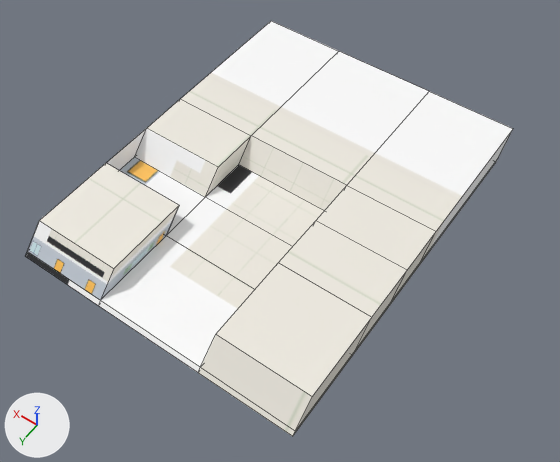
Before and after pictures for a commit that changed the FBX model Assets/Element/SceneObj/N_2F.fbx.
One viewpoint serves both versions: a 50 mm camera at (-54.2, 61.7, 105.8) aimed at (-5.0, -7.2, -2.5). Lighting does not change. The marker at lower left points along +X, +Y and +Z. The older version comes first. Mesh edges are drawn as thin lines. Where no turn or scale is listed for an object, it has been applied to the vertices.

Script lines for the objects in view, before the commit:
```python
me_cube_034 = bpy.data.meshes.new('Cube.034')
me_cube_034.from_pydata(...)  # 7 vertices, 3 faces; spans x 9.4..26.4, y 2.3..22.7, z -0.3..3.8
me_cube_034.materials.append(mat_material_005)  # picture img_uv_2f_png
# before: 0 (9.4, 6.5, -0.3) at pixel (166, 235), 1 (9.4, 2.3, 3.8) at pixel (179, 205), 2 (9.4, 18.5, 3.8) at pixel (113, 268), 3 (26.4, 6.5, -0.3), 4 (26.4, 2.3, 3.8) at pixel (106, 162)
# before: 5 (26.4, 22.7, -0.3) at pixel (27, 251), 6 (26.4, 18.5, 3.8) at pixel (39, 220)
me_cube_035 = bpy.data.meshes.new('Cube.035')
me_cube_035.from_pydata(...)  # 57 vertices, 55 faces; spans x -29.1..26.4, y -47.9..23.4, z -1.0..3.8
me_cube_035.materials.append(mat_material_003)  # picture img_uv_2f_png
me_plane_010 = bpy.data.meshes.new('Plane.010')
me_plane_010.from_pydata(...)  # 6 vertices, 2 faces; spans x 9.4..26.4, y 2.3..22.7, z -0.3..3.8
me_plane_010.materials.append(mat_material_004)  # picture img_uv_2f_png
# before: 0 (9.4, 18.5, 3.8) at pixel (113, 268), 1 (26.4, 18.5, 3.8) at pixel (39, 220), 2 (9.4, 22.7, -0.3) at pixel (100, 300), 3 (26.4, 22.7, -0.3) at pixel (27, 251), 4 (9.4, 2.3, 3.8) at pixel (179, 205)
# before: 5 (9.4, 6.5, -0.3) at pixel (166, 235)
ob_cube_024 = bpy.data.objects.new('Cube.024', me_cube_034)
ob_cube_024.location = (0.0, 0.0, 0.0)
ob_cube_025 = bpy.data.objects.new('Cube.025', me_cube_035)
ob_cube_025.location = (0.0, 0.0, 0.0)
ob_plane_008 = bpy.data.objects.new('Plane.008', me_plane_010)
ob_plane_008.location = (0.0, 0.0, 0.0)
```
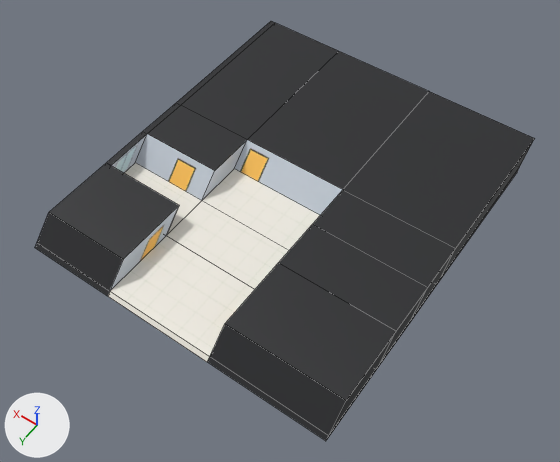
Boxes (x1, y1, x2, y2) around the edits, measured in the pictures (560 x 462 px; the box of a moved part takes in the faces that stretch with it):
'Cube.025', reshaped (12% narrower): before (26, 21, 513, 436); after (107, 21, 535, 441)
'Plane.008', reshaped: before (27, 206, 179, 300); after (49, 163, 179, 259)
'Cube.024', reshaped (19% shorter): before (39, 163, 179, 268); after (37, 206, 179, 291)
'房間地板_2F', added: after (35, 243, 110, 296)
part 2 of me_cube_035, moved or reshaped: before (26, 21, 338, 372); after (107, 21, 338, 362)
part 3 of me_cube_035, surface changed (white to black): before (166, 51, 513, 436); after (166, 51, 535, 441)

What the commit changed:
me_plane_010 is used by ob_plane_008; location (0.0, 0.0, 0.0).
Verts and faces of me_plane_010; kept vertices keep their numbers, new ones are numbered from 6.
me_plane_010 had 6 vertices, 2 faces and spanned x 9.4..26.4, y 2.3..22.7, z -0.3..3.8.
me_plane_010 no longer uses material mat_material_004 (picture img_uv_2f_png).
me_plane_010 now has 7 vertices, 3 faces and spans x 9.4..26.4, y 2.3..20.5, z -0.3..3.8.
Part 4, on me_plane_010:
Vertices deleted: 0 to 3 (with the faces that use them).
New vertex 6 is at (9.4, 16.3, 3.8), pixel (123, 259).
New vertex 7 is at (26.4, 6.5, -0.3).
New vertex 8 is at (26.4, 2.3, 3.8), pixel (106, 162).
New vertex 9 is at (26.4, 20.5, -0.3), pixel (36, 242).
New vertex 10 is at (26.4, 16.3, 3.8), pixel (48, 212).
New faces: (7, 9, 10, 8), (4, 5, 7, 8), (4, 8, 10, 6).
me_plane_010 gains material mat_material_005 (picture img_uv_2f_png).
me_cube_035 is used by ob_cube_025; location (0.0, 0.0, 0.0).
me_cube_035 had 57 vertices, 55 faces and spanned x -29.1..26.4, y -47.9..23.4, z -1.0..3.8.
me_cube_035 now has 66 vertices, 64 faces and spans x -33.4..26.4, y -47.9..21.1, z -1.0..3.8.
Part 2, on me_cube_035:
7 vertices are removed from x 9.4..26.4, y -8.5..23.4, z -1.0..3.8.
23 faces are deleted.
6 vertices in x -29.1, y -47.9..7.1, z -1.0..3.8 move by (-4.3, 0.0, 0.0).
6 vertices in x -11.5..26.4, y -14.1..-13.4, z -1.0..-0.3 move by (0.0, 1.3, 0.0).
4 vertices in x -11.5..26.4, y -8.5..-4.3, z -0.3..3.8 move by (0.0, 1.0, 0.0).
3 vertices in x -11.5..26.4, y -18.2, z 3.8 move by (0.0, 1.2, 0.0).
14 vertices move from x -29.1..26.4, y -18.2..23.4, z -1.0..3.8 to x -33.4..26.4, y -17.0..21.1, z -1.0..3.8.
6 vertices are added at (9.4, 20.5, -0.3), (9.4, 21.1, -1.0), (9.4, -2.6, -1.0), (26.4, -3.3, -0.3), (9.4, -7.5, 3.8), (25.2, -3.3, -0.3).
10 new vertices lie (-1.2, 0.0, 0.0) away from vertices in x 26.4, y -47.9..7.1, z -1.0..3.8.
32 new faces join them.
me_cube_035 part 3: 32 kept faces spanning x -33.4..26.4, y -47.9..21.1, z -1.0..3.8 get new texture (UV) coordinates.
me_cube_034 is used by ob_cube_024; location (0.0, 0.0, 0.0).
Verts and faces of me_cube_034; kept vertices keep their numbers, new ones are numbered from 7.
me_cube_034 had 7 vertices, 3 faces and spanned x 9.4..26.4, y 2.3..22.7, z -0.3..3.8.
me_cube_034 no longer uses material mat_material_005 (picture img_uv_2f_png).
me_cube_034 now has 6 vertices, 2 faces and spans x 9.4..26.4, y 2.3..20.5, z -0.3..3.8.
Part 1, on me_cube_034:
Vertices deleted: 2 to 6 (with the faces that use them).
New vertex 7 is at (9.4, 16.3, 3.8), pixel (123, 259).
New vertex 8 is at (26.4, 16.3, 3.8), pixel (48, 212).
New vertex 9 is at (9.4, 20.5, -0.3), pixel (109, 291).
New vertex 10 is at (26.4, 20.5, -0.3), pixel (36, 242).
New faces: (7, 8, 10, 9), (0, 1, 7, 9).
me_cube_034 gains material mat_material_004 (picture img_uv_2f_png).
Mesh me_cube_014 is new.
It has 8 vertices, 6 faces and spans x 9.4..26.4, y 6.5..21.1, z -1.0..-0.3.
It uses material mat_material_003 (picture img_uv_2f_png).
Object '房間地板_2F' (ob_房間地板_2f) is new; it shows me_cube_014.
Its location is (0.0, 0.0, 0.0).
